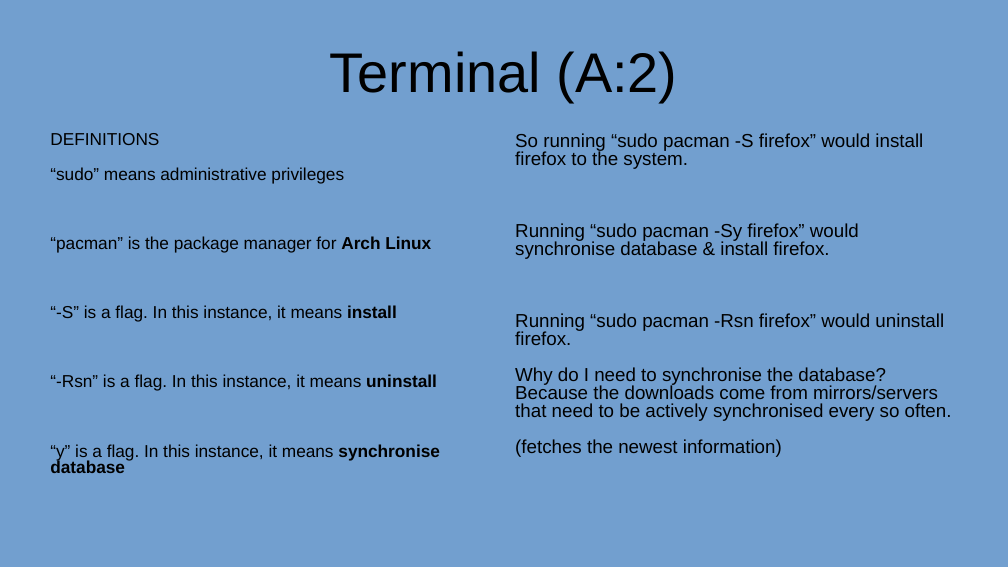
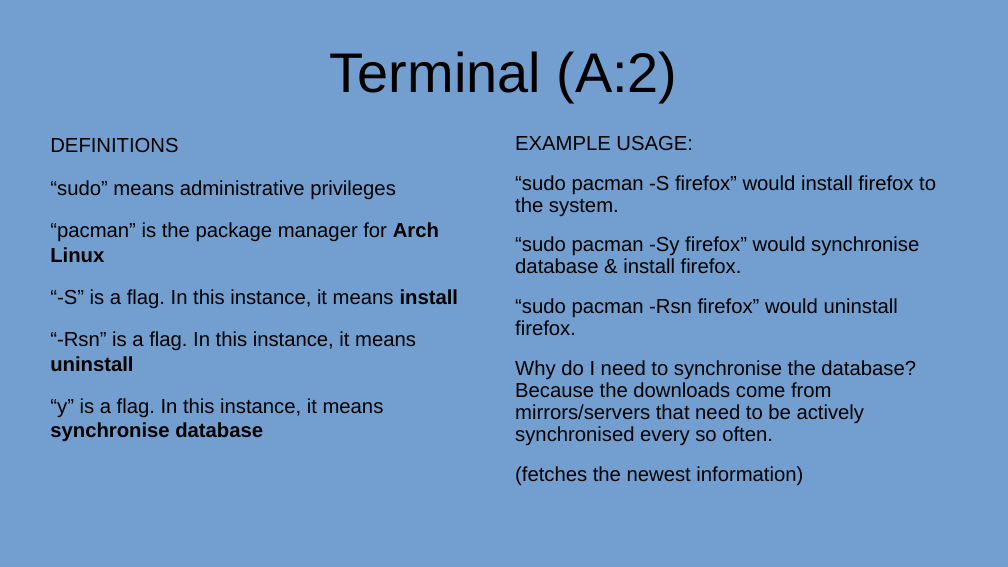
Before and after one commit to AnAncientForce/sysZ, a slide deck: slide 3 of Guide.odp. Drawn at 1008x567 pixels with LibreOffice and Linux fonts; fonts in the diff are those of the drawing. Boxes give left, top, right and bottom in pixels: in the first picture for what was removed or moved away, otherwise in the second. Text is boxed around its words. In the diff, an @@ line names an element or a change of style, - is before the commit and + after.

```diff
--- a/Guide.odp
+++ b/Guide.odp
@@ text "DEFINITIONS" at bbox=[50, 138, 458, 441]: size 13.6 to 16 pt; line spacing 0.8 to 1 @@
@@ text at bbox=[515, 136, 936, 335]: text changed; size 14.8 to 16 pt @@
-So running “sudo pacman -S firefox” would install firefox to the system.
-Running “sudo pacman -Sy firefox” would synchronise database & install firefox.
-Running “sudo pacman -Rsn firefox” would uninstall firefox.
+EXAMPLE USAGE:
+“sudo pacman -S firefox” would install firefox to the system.
+“sudo pacman -Sy firefox” would synchronise database & install firefox.
+“sudo pacman -Rsn firefox” would uninstall firefox.
@@ text at bbox=[515, 360, 916, 445]: size 14.8 to 16 pt in "Why do I need to synchronise the ...", "(fetches the newest information)"; line spacing 0.8 to 0.9 @@
```
Also in this commit, not shown: 3 other slides changed, 1 slide added, 1 other file.
